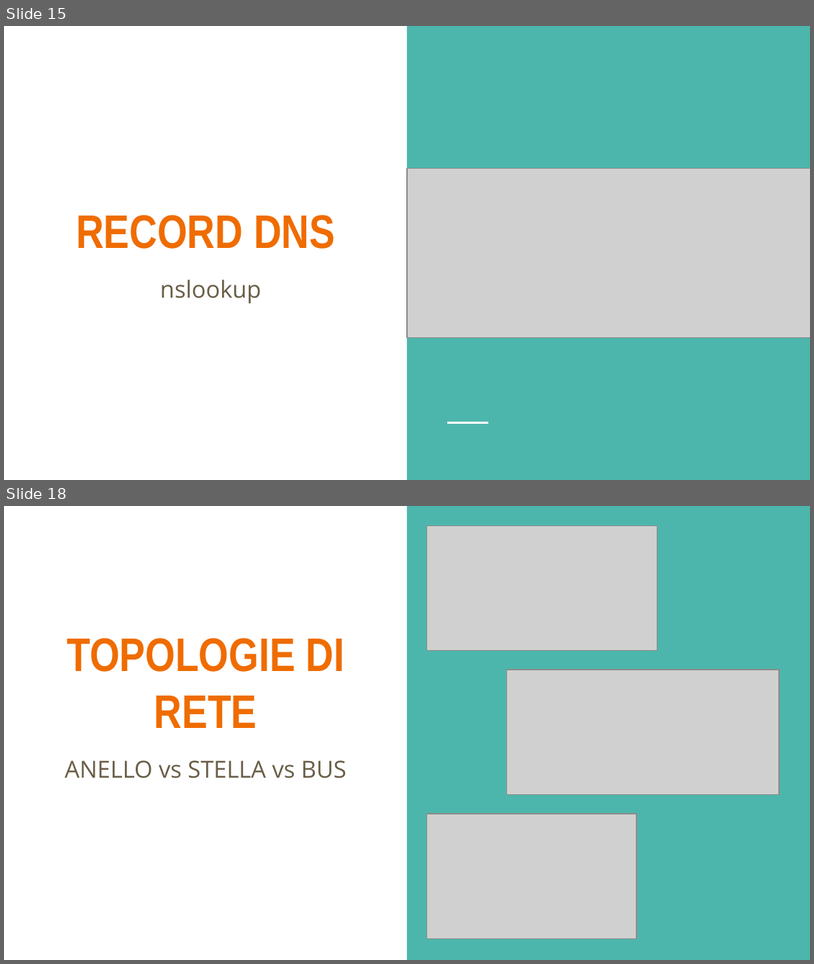
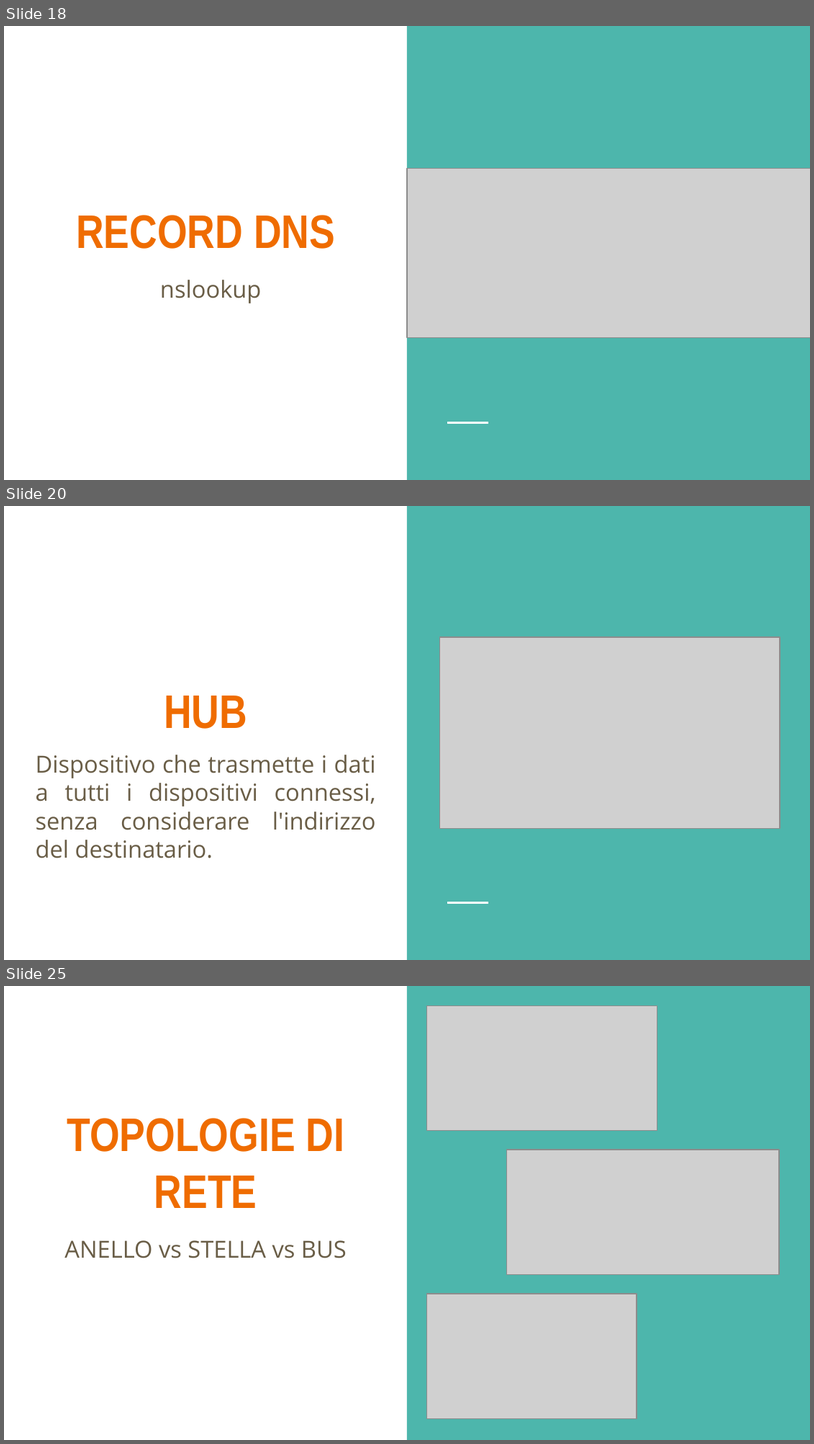
Before and after one commit to LeleCazza/LeleCazza.github.io, a slide deck: reti_informatiche/materiale/lezione_1_reti_introduzione.pptx. Shown one above the other, each under a label of ours: slides 15 and 18 before the commit, slides 18, 20 and 25 after it; the slides between them are not shown. The pictures are 814x964 and 814x1444 pixels, drawn with LibreOffice and Linux fonts; fonts in the diff are those of the drawing; grey boxes stand for pictures. Boxes give left, top, right and bottom in pixels: in the first picture for what was removed or moved away, otherwise in the second. Text is boxed around its words. In the diff, an @@ line names an element or a change of style, - is before the commit and + after.

```diff
--- a/reti_informatiche/materiale/lezione_1_reti_introduzione.pptx
+++ b/reti_informatiche/materiale/lezione_1_reti_introduzione.pptx
@@ slide 20 added at (4, 506, 810, 960), background #FFFFFF; not listed: 2 template elements that a slide beside it also shows @@
@@ picture added at (440, 638, 781, 829) @@
@@ title added at (164, 695, 247, 728), 42 pt, text #EF6C00, bold @@
+HUB
@@ text added at (36, 754, 376, 858), 21 pt, text #695D46 @@
+Dispositivo che trasmette i dati a tutti i dispositivi connessi, senza considerare l'indirizzo del destinatario.
@@ what was slide 15 is now slide 18 @@
@@ what was slide 18 is now slide 25 @@
```
Also in this commit, not shown: 1 slide changed, 8 other slides added, 2 slides removed, 7 other files.
